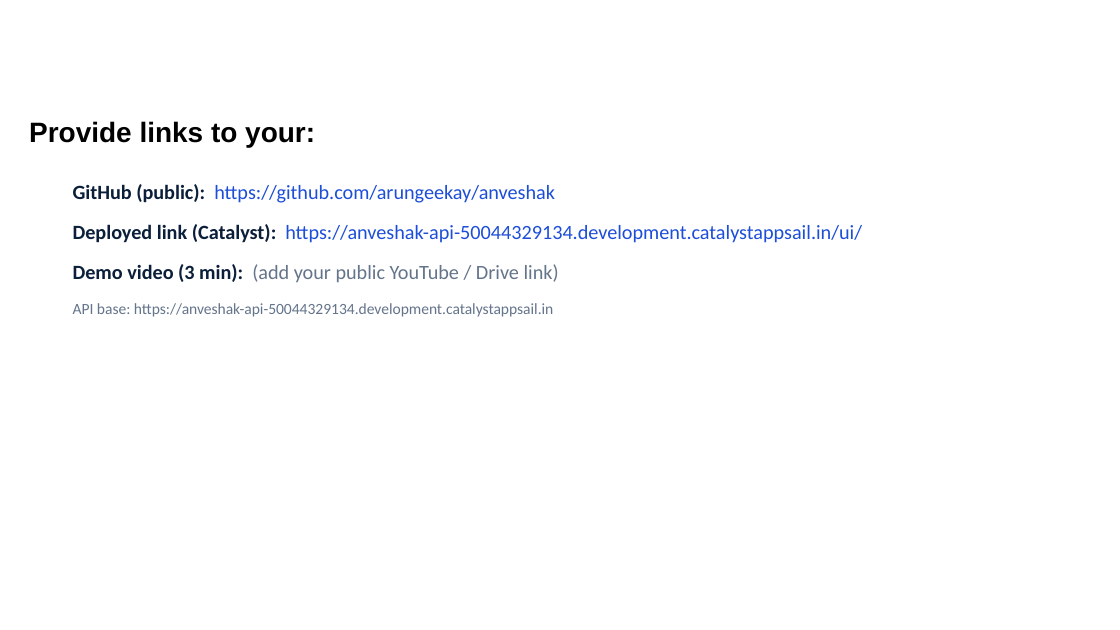
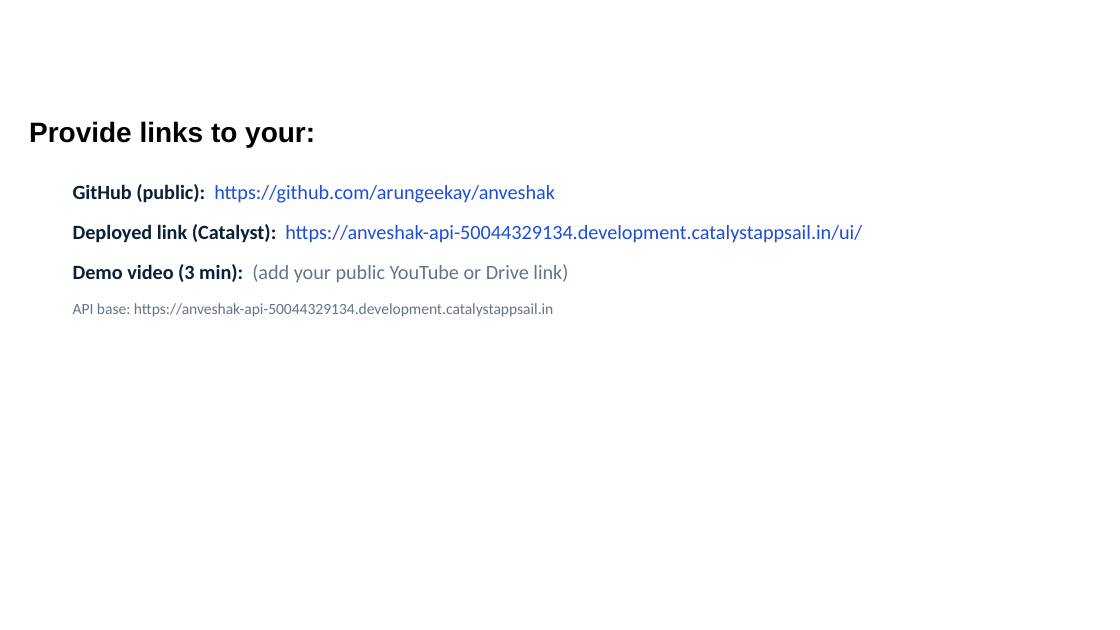
Before and after one commit to arungeekay/anveshak, a slide deck: slide 13 of ANVESHAK_KSP_Datathon_2026_Submission.pptx. Drawn at 1120x630 pixels with LibreOffice and Linux fonts; fonts in the diff are those of the drawing; background and template pictures are left out. Boxes give left, top, right and bottom in pixels: in the first picture for what was removed or moved away, otherwise in the second. Text is boxed around its words. In the diff, an @@ line names an element or a change of style, - is before the commit and + after.

```diff
--- a/ANVESHAK_KSP_Datathon_2026_Submission.pptx
+++ b/ANVESHAK_KSP_Datathon_2026_Submission.pptx
@@ text at (73,264,568,282): text changed @@
-Demo video (3 min): (add your public YouTube / Drive link)
+Demo video (3 min): (add your public YouTube or Drive link)
```
Also in this commit, not shown: 13 other slides changed, 11 other files.
